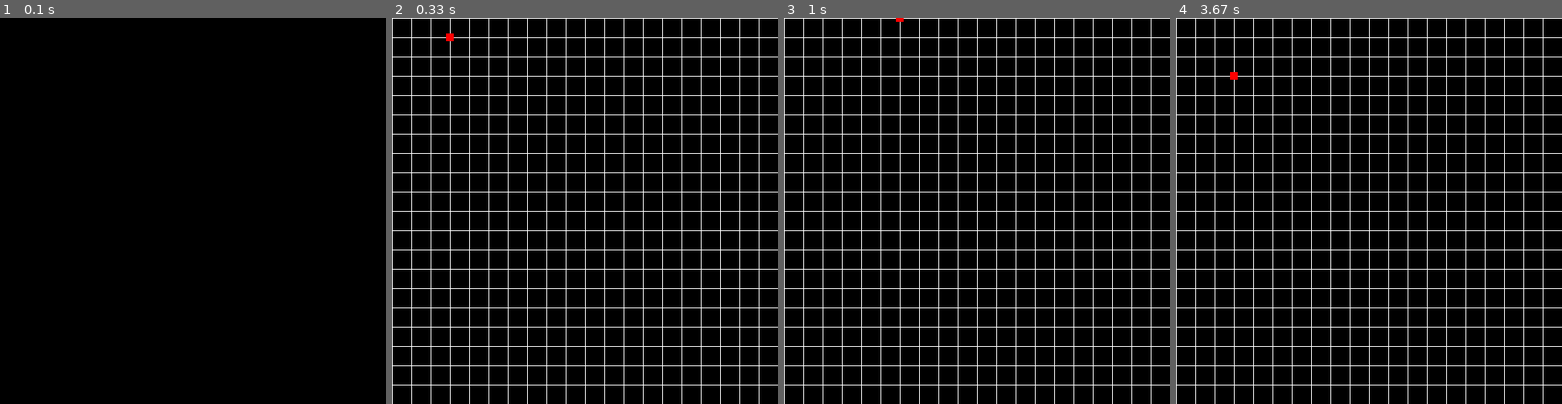
Above: before the commit, frames 1-4 (left to right).
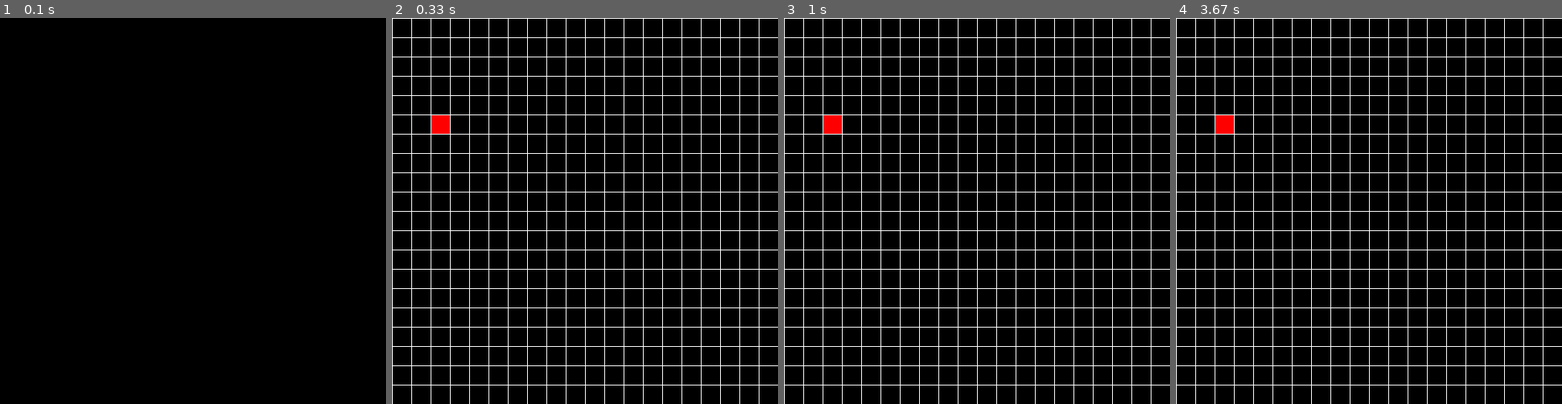
Above: after the commit, the same moments.

Repository: Jakub93-vim/PyGame
Game: pygame game, started from SnakeGame.py
The game is run twice, just before and just after one commit, with the same random seed, the same clock (stepped at 60 frames per second) and the same inputs.
Inputs:
- Up to frame 1 (0.1 s): no input
- Up to frame 2 (0.33 s): no input
- Up to frame 3 (1 s): hold Right 0.33-0.8 s; hold Up from 0.83 s (still down)
- Up to frame 4 (3.67 s): release Up at 1.3 s; hold Left 1.83-2.37 s; hold Down 2.4-2.87 s

Frame 1 is identical in both runs. In frame 2, 0.3% of the frame differs, in the area x 10-16%, y 4-30%; in frame 3, 0.3%; in frame 4, 0.3%.

Commit message:
snake class

Diff:
--- a/SnakeGame.py
+++ b/SnakeGame.py
@@ -11,12 +11,12 @@
 win = pygame.display.set_mode((width, height))
 
 class cube(object):
-    def __init__(self, dirnx=1, dirny=0,color=(255,0,0)):
+    def __init__(self,start, dirnx=1, dirny=0,color=(255,0,0)):
 
         self.color = color
         self.dirnx = dirnx
         self.dirny = dirny
-        self.pos = [20,20]
+        self.pos = start
 
     def move(self, dirnx, dirny):
         dis = width/rows
@@ -25,15 +25,16 @@
 
     def draw(self, surface):
 
-
-        pygame.draw.rect(surface, self.color, ((self.pos[0],self.pos[1]),(10,10)))
+        pygame.draw.rect(surface, self.color, ((self.pos[0],self.pos[1]),(24,24)))
 
 class snake(object):
-
+    body = []
     def __init__(self, color, pos):
 
         self.color = color
-        self.pos = pos
+        self.body.append(cube(pos))
+        self.dirnx = 0
+        self.dirny = 1
 
 
     def move(self):
@@ -43,29 +44,30 @@
         for key in keys:
 
             if keys[pygame.K_LEFT]:
-                c.dirnx = -1
-                c.dirny = 0
+                self.dirnx = -1
+                self.dirny = 0
             if keys[pygame.K_UP]:
-                c.dirnx = 0
-                c.dirny = -1
+                self.dirnx = 0
+                self.dirny = -1
             if keys[pygame.K_DOWN]:
-                c.dirnx = 0
-                c.dirny = 1
+                self.dirnx = 0
+                self.dirny = 1
             if keys[pygame.K_RIGHT]:
-                c.dirnx = 1
-                c.dirny = 0
-        c.move(c.dirnx,c.dirny)
+                self.dirnx = 1
+                self.dirny = 0
 
     def draw(self, surface):
 
-        pass
+        for i in self.body:
+
+            i.draw(surface)
 
 
 def redrawWindow(surface):
 
     win.fill((0, 0, 0))
     drawGrid(win)
-    c.draw(win)
+    s.draw(win)
     pygame.display.update()
 
 def drawGrid(surface):
@@ -77,8 +79,7 @@
         pygame.draw.line(surface, (255, 255, 255), (0, spaceBtwn * line), (500, spaceBtwn * line))
 
 
-s = snake((255,0,0), (10,10))
-c = cube()
+s = snake((255,0,0), (51,126))
 
 def main():
 
